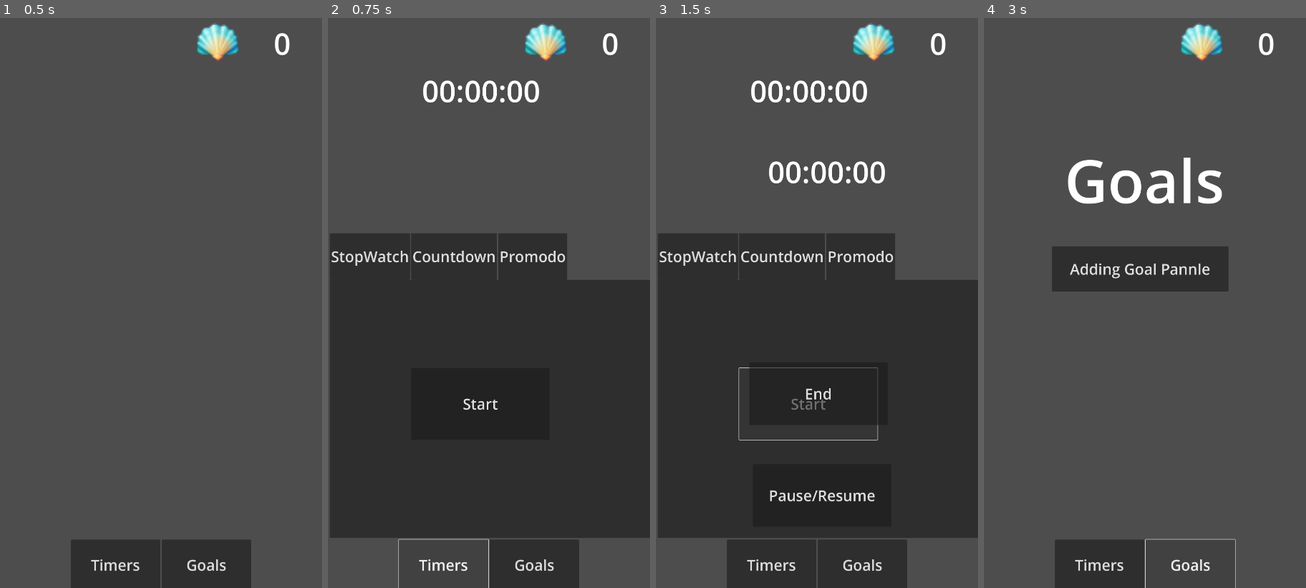
Above: before the commit, frames 1-4 (left to right).
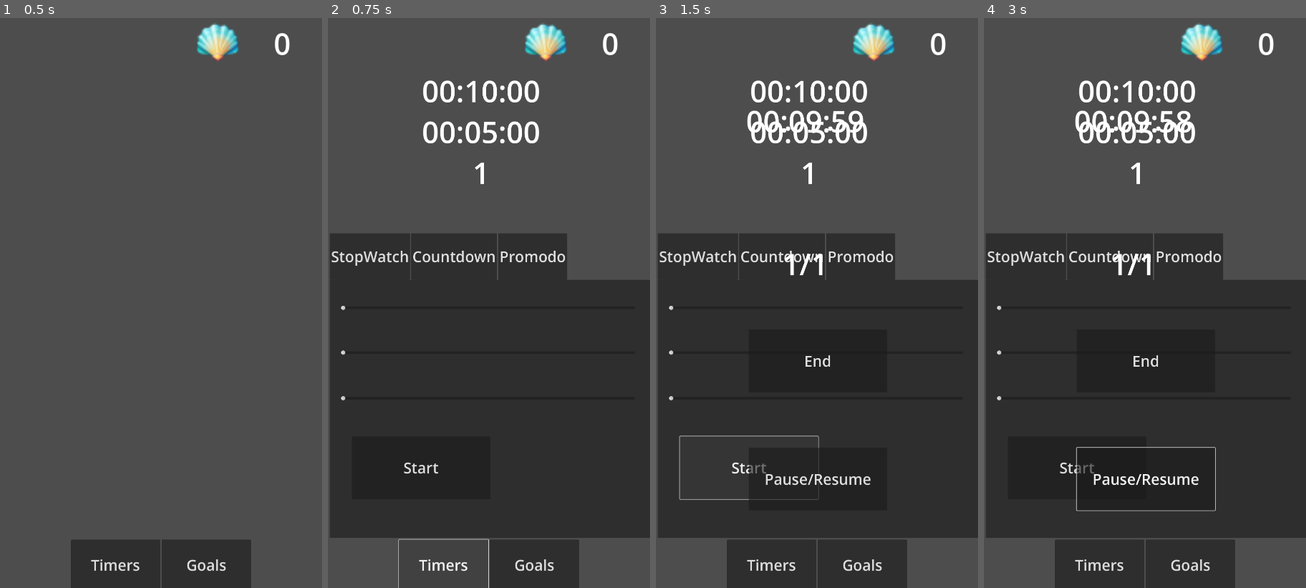
Above: after the commit, the same moments.

Repository: siahpirani/AxlotTimer
Game: Godot game, scene res://MainScreen.tscn
Same seed, same stepped clock (60 frames per second), same inputs: the game is played once before the commit and once after it.
Inputs:
- Up to frame 1 (0.5 s): no input
- Up to frame 2 (0.75 s): click "Timers" at 0.5 s
- Up to frame 3 (1.5 s): click "Start" at 1.25 s
- Up to frame 4 (3 s): click "Start" at 2 s; click "Goals" at 2.75 s

Frame 1 is identical in both runs. In frame 2, 1.0% of the frame differs, in the area x 4-66%, y 10-80%; in frame 3, 3.4%; in frame 4, 51%, in the area x 0-100%, y 10-100%.

Commit message:
fixed the Promodo LImits (not tested

Diff:
--- a/TimerTab.tscn
+++ b/TimerTab.tscn
@@ -27,6 +27,7 @@
 text = "StopWatch"
 
 [node name="Panle_StopWatch" type="Panel" parent="Control/TimerTyperButtonConrainer/StopWatchButton"]
+visible = false
 layout_mode = 2
 offset_top = 156.0
 offset_right = 1075.0
@@ -117,7 +118,6 @@
 text = "Promodo"
 
 [node name="Panle_Promodo" type="Panel" parent="Control/TimerTyperButtonConrainer/PromodoButton"]
-visible = false
 layout_mode = 0
 offset_left = -565.0
 offset_top = 156.0
@@ -193,6 +193,10 @@
 offset_top = 43.0
 offset_right = 1024.0
 offset_bottom = 146.0
+min_value = 600.0
+max_value = 10800.0
+step = 300.0
+value = 600.0
 
 [node name="HSlider_Rest_Promodo2" type="HSlider" parent="Control/TimerTyperButtonConrainer/PromodoButton/Panle_Promodo"]
 layout_mode = 0
@@ -200,6 +204,10 @@
 offset_top = 193.0
 offset_right = 1024.0
 offset_bottom = 296.0
+min_value = 300.0
+max_value = 10800.0
+step = 300.0
+value = 300.0
 
 [node name="HSlider_Sessions_Promodo" type="HSlider" parent="Control/TimerTyperButtonConrainer/PromodoButton/Panle_Promodo"]
 layout_mode = 0
@@ -207,6 +215,9 @@
 offset_top = 346.0
 offset_right = 1024.0
 offset_bottom = 449.0
+min_value = 1.0
+max_value = 12.0
+value = 1.0
 
 [connection signal="pressed" from="Control/TimerTyperButtonConrainer/StopWatchButton" to="Control" method="_on_stop_watch_button_pressed"]
 [connection signal="pressed" from="Control/TimerTyperButtonConrainer/StopWatchButton/Panle_StopWatch/StartEndButton_StopWatch" to="Control" method="_on_start_end_button_stop_watch_pressed"]
--- a/project.godot
+++ b/project.godot
@@ -34,3 +34,4 @@
 [rendering]
 
 renderer/rendering_method="mobile"
+textures/vram_compression/import_etc2_astc=true
Not shown, added: export_presets.cfg
